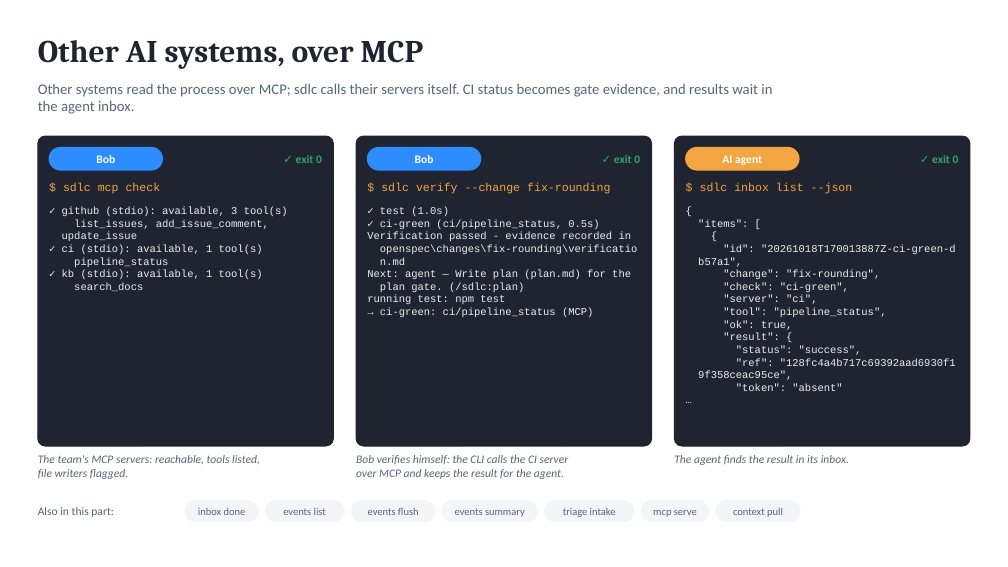
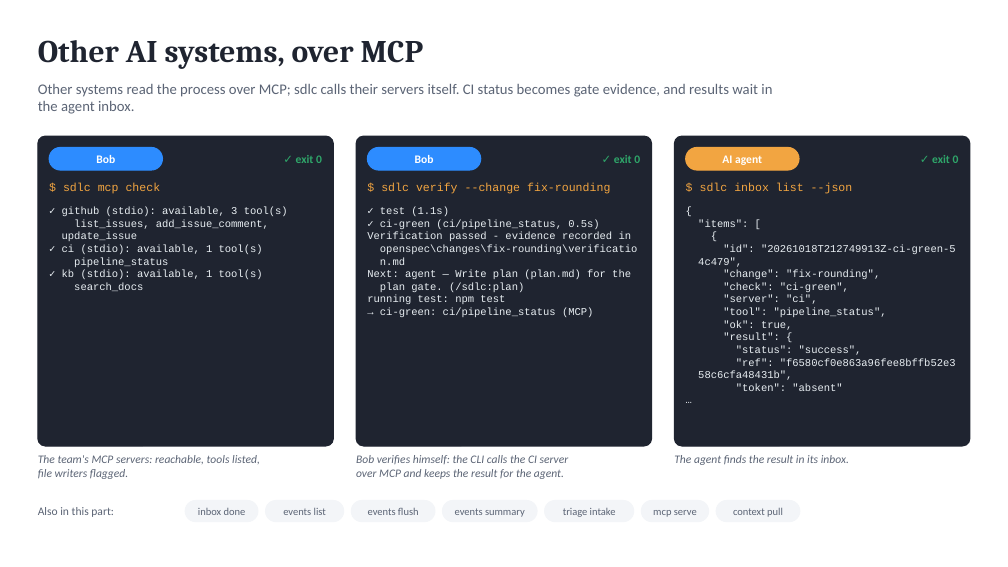
Before and after one commit to marin-ai-tech/sdlc, a slide deck: slide 19 of docs/demo/sdlc-calculator-demo.en.pptx. Drawn at 1008x567 pixels with LibreOffice and Linux fonts; fonts in the diff are those of the drawing. Boxes give left, top, right and bottom in pixels: in the first picture for what was removed or moved away, otherwise in the second. Text is boxed around its words. In the diff, an @@ line names an element or a change of style, - is before the commit and + after.

```diff
--- a/docs/demo/sdlc-calculator-demo.en.pptx
+++ b/docs/demo/sdlc-calculator-demo.en.pptx
@@ text at (380,207,449,216): text changed @@
-✓ test (1.0s)
+✓ test (1.1s)
@@ text at (698,245,956,267): text changed @@
-"id": "20261018T170013887Z-ci-green-d
-b57a1",
+"id": "20261018T212749913Z-ci-green-5
+4c479",
@@ text at (698,358,956,380): text changed @@
-"ref": "128fc4a4b717c69392aad6930f1
-9f358ceac95ce",
+"ref": "f6580cf0e863a96fee8bffb52e3
+58c6cfa48431b",
```
Also in this commit, not shown: 5 other slides changed, 47 other files.
